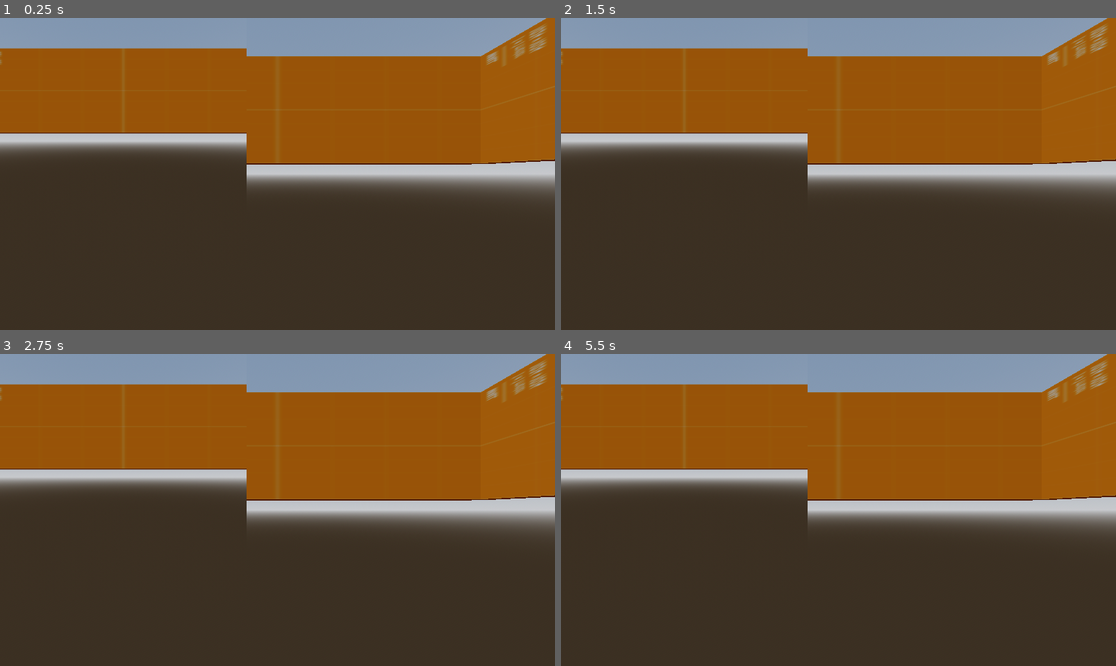
Above: before the commit, frames 1-4 (two rows, left to right).
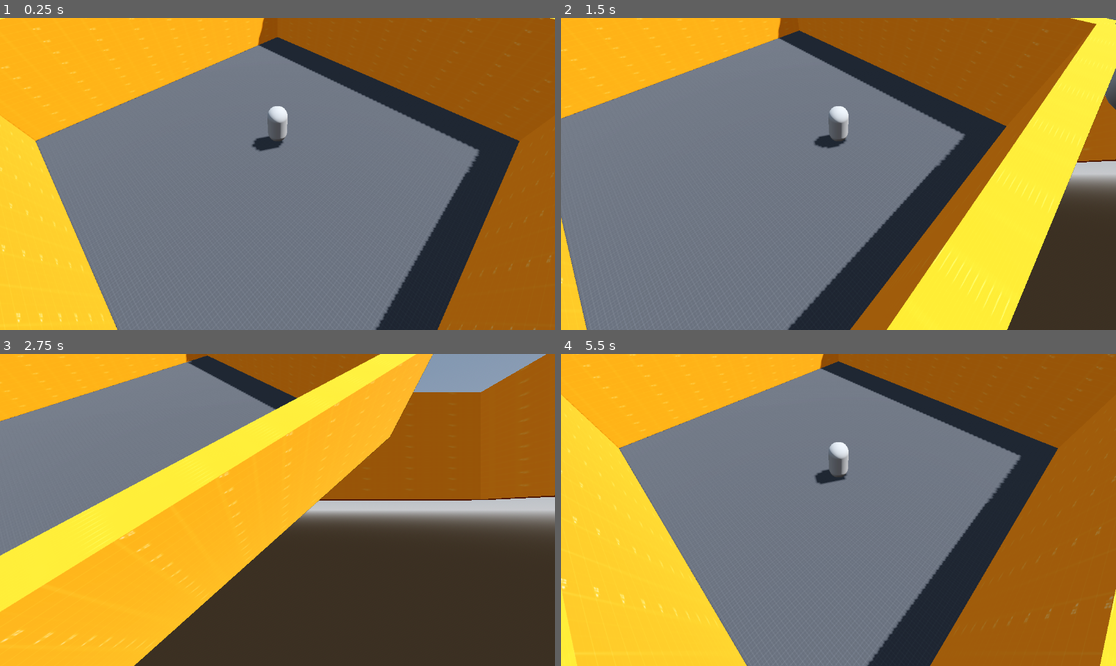
Above: after the commit, the same moments.

Repository: IIcyTundra/Untitiled_GGJ2024
Game: Godot game, scene res://Scenes/test_map.tscn
The game is run twice, just before and just after one commit, with the same random seed, the same clock (stepped at 60 frames per second) and the same inputs. Before the commit the project has no main scene; this scene is started directly in both runs.
Inputs:
- Up to frame 1 (0.25 s): no input
- Up to frame 2 (1.5 s): tap Enter (ui_accept) at 0.5, 0.77 s; hold D (right) 0.53-1.28 s; hold S (down) from 1.28 s (still down)
- Up to frame 3 (2.75 s): tap Enter (ui_accept) at 1.52 s; release S (down) at 2.03 s; hold D (right) from 2.03 s (still down)
- Up to frame 4 (5.5 s): release D (right) at 2.78 s; hold W (up) 2.78-3.53 s; tap Enter (ui_accept) at 3.02, 3.77, 4.52 s; hold A (left) 3.53-5.03 s; hold S (down) from 5.03 s (still down)

The runs differ from the first frame. In frame 1, 92% of the frame differs, in the area x 0-100%, y 0-100%; in frame 2, 86%; in frame 3, 54%; in frame 4, 93%.

Commit message:
Isometic movement added

Diff:
--- a/Scenes/cam_rig.tscn
+++ b/Scenes/cam_rig.tscn
@@ -1,23 +1,47 @@
-[gd_scene format=3 uid="uid://c5qwpo651mqat"]
+[gd_scene load_steps=4 format=3 uid="uid://c5qwpo651mqat"]
+
+[ext_resource type="Script" path="res://Scripts/cam_rig.gd" id="1_nowg4"]
+[ext_resource type="Shader" path="res://Resources/forground_shader.gdshader" id="2_hl1sf"]
+
+[sub_resource type="ShaderMaterial" id="ShaderMaterial_6pduw"]
+shader = ExtResource("2_hl1sf")
+shader_parameter/MULTIPLIER = 0.56
+shader_parameter/SCALE = 0.5
+shader_parameter/SOFTNESS = 0.45
+shader_parameter/BASE_OPACITY = 0.6
 
 [node name="CamRig" type="Node3D"]
+script = ExtResource("1_nowg4")
 
 [node name="BaseCam" type="Camera3D" parent="."]
 
 [node name="BackgroundPassContainer" type="SubViewportContainer" parent="BaseCam"]
-offset_right = 40.0
-offset_bottom = 40.0
+anchors_preset = 15
+anchor_right = 1.0
+anchor_bottom = 1.0
+grow_horizontal = 2
+grow_vertical = 2
 
 [node name="BackgroundPass" type="SubViewport" parent="BaseCam/BackgroundPassContainer"]
-
-[node name="BackgroundCam" type="Camera3D" parent="BaseCam/BackgroundPassContainer/BackgroundPass"]
-
-[node name="ForegroundPassContainer2" type="SubViewportContainer" parent="BaseCam"]
-offset_right = 40.0
-offset_bottom = 40.0
-
-[node name="ForegroundPass" type="SubViewport" parent="BaseCam/ForegroundPassContainer2"]
+transparent_bg = true
 handle_input_locally = false
 render_target_update_mode = 4
 
-[node name="ForegroundCam" type="Camera3D" parent="BaseCam/ForegroundPassContainer2/ForegroundPass"]
+[node name="BackgroundCam" type="Camera3D" parent="BaseCam/BackgroundPassContainer/BackgroundPass"]
+cull_mask = 1047553
+
+[node name="ForegroundPassContainer" type="SubViewportContainer" parent="BaseCam"]
+material = SubResource("ShaderMaterial_6pduw")
+anchors_preset = 15
+anchor_right = 1.0
+anchor_bottom = 1.0
+grow_horizontal = 2
+grow_vertical = 2
+
+[node name="ForegroundPass" type="SubViewport" parent="BaseCam/ForegroundPassContainer"]
+transparent_bg = true
+handle_input_locally = false
+render_target_update_mode = 4
+
+[node name="ForegroundCam" type="Camera3D" parent="BaseCam/ForegroundPassContainer/ForegroundPass"]
+cull_mask = 1047554
--- a/Scenes/player.tscn
+++ b/Scenes/player.tscn
@@ -1,21 +1,29 @@
-[gd_scene load_steps=4 format=3 uid="uid://c1nxn8ihtwea0"]
+[gd_scene load_steps=5 format=3 uid="uid://k7o1fb1ouopy"]
 
-[ext_resource type="Script" path="res://CharacterBody3D.gd" id="1_fapfi"]
+[ext_resource type="Script" path="res://Scripts/Player.gd" id="1_h5vgk"]
 
-[sub_resource type="CapsuleMesh" id="CapsuleMesh_lgygf"]
+[sub_resource type="CapsuleMesh" id="CapsuleMesh_jx3mp"]
 
-[sub_resource type="CapsuleShape3D" id="CapsuleShape3D_la7jj"]
+[sub_resource type="CapsuleShape3D" id="CapsuleShape3D_ix654"]
 
-[node name="Player" type="Node3D"]
+[sub_resource type="PrismMesh" id="PrismMesh_uu7j7"]
+size = Vector3(0.2, 0.2, 0.2)
 
-[node name="CharacterBody3D" type="CharacterBody3D" parent="."]
-script = ExtResource("1_fapfi")
+[node name="Player" type="CharacterBody3D"]
+script = ExtResource("1_h5vgk")
 
-[node name="CharacterModel" type="Node3D" parent="CharacterBody3D"]
+[node name="CharacterModel" type="Node3D" parent="."]
 
-[node name="MeshInstance3D" type="MeshInstance3D" parent="CharacterBody3D/CharacterModel"]
-mesh = SubResource("CapsuleMesh_lgygf")
-skeleton = NodePath("../..")
+[node name="MeshInstance3D" type="MeshInstance3D" parent="CharacterModel"]
+mesh = SubResource("CapsuleMesh_jx3mp")
+skeleton = NodePath("")
 
-[node name="CollisionShape3D" type="CollisionShape3D" parent="CharacterBody3D"]
-shape = SubResource("CapsuleShape3D_la7jj")
+[node name="CollisionShape3D" type="CollisionShape3D" parent="."]
+shape = SubResource("CapsuleShape3D_ix654")
+
+[node name="CamPoint" type="Node3D" parent="."]
+transform = Transform3D(1, 0, 0, 0, 0.575805, 0.817587, 0, -0.817587, 0.575805, 0, 7, 8)
+
+[node name="MeshInstance3D" type="MeshInstance3D" parent="CamPoint"]
+transform = Transform3D(1, 0, 0, 0, 0.97826, 0.207382, 0, -0.207382, 0.97826, 0, 0, 0)
+mesh = SubResource("PrismMesh_uu7j7")
--- a/Scenes/test_map.tscn
+++ b/Scenes/test_map.tscn
@@ -1,7 +1,7 @@
 [gd_scene load_steps=13 format=3 uid="uid://6so36btsxqpj"]
 
+[ext_resource type="PackedScene" uid="uid://k7o1fb1ouopy" path="res://Scenes/Player.tscn" id="1_cb72q"]
 [ext_resource type="Texture2D" uid="uid://blvy2816o3266" path="res://addons/kenney_prototype_textures/dark/texture_03.png" id="1_ybqyw"]
-[ext_resource type="PackedScene" uid="uid://c1nxn8ihtwea0" path="res://Scenes/player.tscn" id="2_jd4km"]
 [ext_resource type="Texture2D" uid="uid://cy7rr785giyq4" path="res://addons/kenney_prototype_textures/orange/texture_01.png" id="3_rsy5k"]
 [ext_resource type="PackedScene" uid="uid://c5qwpo651mqat" path="res://Scenes/cam_rig.tscn" id="4_pd3jn"]
 
@@ -28,24 +28,27 @@
 
 [sub_resource type="StandardMaterial3D" id="StandardMaterial3D_2ul6n"]
 albedo_texture = ExtResource("3_rsy5k")
+uv1_scale = Vector3(10, 10, 10)
 
 [sub_resource type="StandardMaterial3D" id="StandardMaterial3D_76wap"]
 albedo_texture = ExtResource("3_rsy5k")
+uv1_scale = Vector3(10, 10, 10)
 
 [sub_resource type="StandardMaterial3D" id="StandardMaterial3D_llkuj"]
 albedo_texture = ExtResource("3_rsy5k")
+uv1_scale = Vector3(10, 10, 10)
 
 [node name="TestMap" type="Node3D"]
 
 [node name="WorldEnvironment" type="WorldEnvironment" parent="."]
 environment = SubResource("Environment_ecert")
 
+[node name="Player" parent="." instance=ExtResource("1_cb72q")]
+transform = Transform3D(0.707107, 0, 0.707107, 0, 1, 0, -0.707107, 0, 0.707107, 0, 2, 0)
+
 [node name="DirectionalLight3D" type="DirectionalLight3D" parent="."]
 transform = Transform3D(-0.866025, -0.433013, 0.25, 0, 0.5, 0.866025, -0.5, 0.75, -0.433013, 0, 0, 0)
 shadow_enabled = true
-
-[node name="Player" parent="." instance=ExtResource("2_jd4km")]
-transform = Transform3D(1, 0, 0, 0, 1, 0, 0, 0, 1, 0, 3, 0)
 
 [node name="Map" type="Node3D" parent="."]
 
@@ -70,12 +73,16 @@
 transform = Transform3D(-1, 0, -8.74228e-08, 0, 1, 0, 8.74228e-08, 0, -1, 10, 3, 0)
 material_override = SubResource("StandardMaterial3D_76wap")
 use_collision = true
+collision_layer = 2
+collision_mask = 2
 size = Vector3(1, 5, 20)
 
 [node name="CSGBox3D5" type="CSGBox3D" parent="Map"]
 transform = Transform3D(1.31134e-07, 0, -1, 0, 1, 0, 1, 0, 1.31134e-07, 0, 3, 10)
 material_override = SubResource("StandardMaterial3D_llkuj")
 use_collision = true
+collision_layer = 2
+collision_mask = 2
 size = Vector3(1, 5, 20)
 
 [node name="CamRig" parent="." instance=ExtResource("4_pd3jn")]
--- a/CharacterBody3D.gd
+++ b/Scripts/Player.gd
@@ -4,10 +4,15 @@
 const SPEED = 5.0
 const JUMP_VELOCITY = 4.5
 
+@onready var cam_point = $CamPoint
 @onready var character_model = $CharacterModel/MeshInstance3D #Change after model is imported
 
 # Get the gravity from the project settings to be synced with RigidBody nodes.
 var gravity = ProjectSettings.get_setting("physics/3d/default_gravity")
+
+func _ready():
+	GameManager.set_player(self)
+
 
 
 func _physics_process(delta):
@@ -21,7 +26,7 @@
 
 	# Get the input direction and handle the movement/deceleration.
 	# As good practice, you should replace UI actions with custom gameplay actions.
-	var input_dir = Input.get_vector("up", "down", "left", "right")
+	var input_dir = Input.get_vector("left", "right", "up", "down")
 	var direction = (transform.basis * Vector3(input_dir.x, 0, input_dir.y)).normalized()
 	if direction:
 		velocity.x = direction.x * SPEED
--- /dev/null
+++ b/Scripts/cam_rig.gd
@@ -0,0 +1,20 @@
+extends Node3D
+
+@onready var background_viewport = $BaseCam/BackgroundPassContainer/BackgroundPass
+@onready var foreground_viewport = $BaseCam/ForegroundPassContainer/ForegroundPass
+
+@onready var background_cam = $BaseCam/BackgroundPassContainer/BackgroundPass/BackgroundCam
+@onready var foreground_cam = $BaseCam/ForegroundPassContainer/ForegroundPass/ForegroundCam
+# Called when the node enters the scene tree for the first time.
+func _ready():
+	resize()
+
+func resize():
+	background_viewport.size = DisplayServer.window_get_size()
+	foreground_viewport.size = DisplayServer.window_get_size()
+
+
+# Called every frame. 'delta' is the elapsed time since the previous frame.
+func _process(delta):
+	background_cam.global_transform = GameManager.player.cam_point.global_transform
+	foreground_cam.global_transform = GameManager.player.cam_point.global_transform
--- /dev/null
+++ b/Scripts/game_manager.gd
@@ -0,0 +1,7 @@
+extends Node
+
+var player:Node
+
+
+func set_player(player_node):
+	player = player_node
--- a/project.godot
+++ b/project.godot
@@ -11,8 +11,13 @@
 [application]
 
 config/name="Untitiled Ggj 2024"
+run/main_scene="res://Scenes/test_map.tscn"
 config/features=PackedStringArray("4.2", "Forward Plus")
 config/icon="res://icon.svg"
+
+[autoload]
+
+GameManager="*res://Scripts/game_manager.gd"
 
 [input]
 
